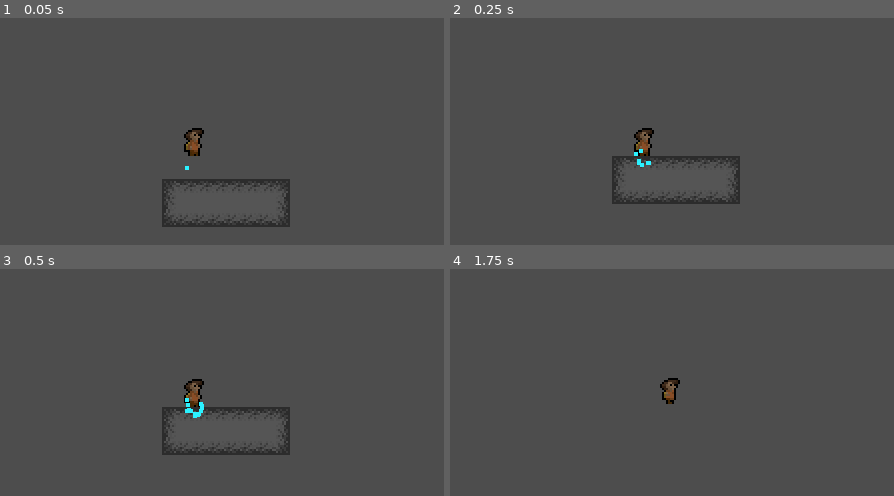
Above: before the commit, frames 1-4 (two rows, left to right).
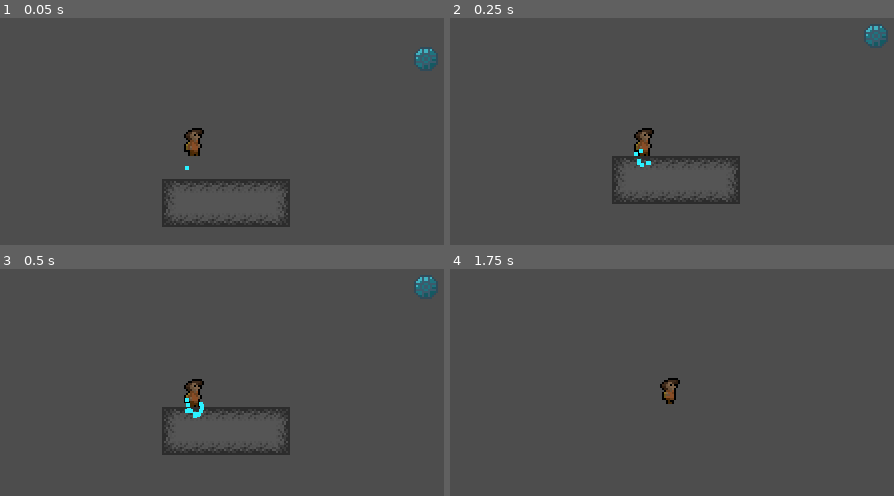
Above: after the commit, the same moments.

Repository: tetraminus/GrappleFormer
Game: Godot game, scene res://level1_8.tscn
Same seed, same stepped clock (60 frames per second), same inputs: the game is played once before the commit and once after it. This scene is started directly instead of the project's main scene.
Inputs (mouse positions are in pixels of both pictures, inside the frame that each line leads up to):
- Up to frame 1 (0.05 s): no input
- Up to frame 2 (0.25 s): no input
- Up to frame 3 (0.5 s): no input
- Up to frame 4 (1.75 s): move the mouse to (783, 377) at 0.52 s; hold D (move_right) 0.53-1.28 s; click (783, 377) at 0.6 s; tap Space (jump) at 0.77, 1.52 s; move the mouse to (516, 405) at 1.27 s; hold S (move_down) from 1.28 s (still down); right-click (516, 405) at 1.35 s

The runs differ from the first frame. In frame 1, 0.5% of the frame differs, in the area x 93-99%, y 12-24%; in frame 2, 0.5%; in frame 3, 0.5%; in frame 4, nothing differs.

Commit message:
please fix death

Diff:
--- a/level1_7.tscn
+++ b/level1_7.tscn
@@ -14,3 +14,4 @@
 [node name="player" parent="." instance=ExtResource("2_rifn6")]
 
 [node name="Spawn" parent="." instance=ExtResource("3_lirtb")]
+default = true
--- a/level1_8.tscn
+++ b/level1_8.tscn
@@ -11,4 +11,4 @@
 [node name="TileMap" type="TileMap" parent="."]
 tile_set = ExtResource("2_qi2au")
 format = 2
-layer_0/tile_data = PackedInt32Array(262149, 131072, 2, 1966 …(461 unchanged characters)… -1245150, 458752, 0, -1310670, 458752, 0)
+layer_0/tile_data = PackedInt32Array(262149, 131072, 2, 1966 …(461 unchanged characters)… -1245150, 458752, 0, -1310670, 458752, 0, -393202, 2, 0)
